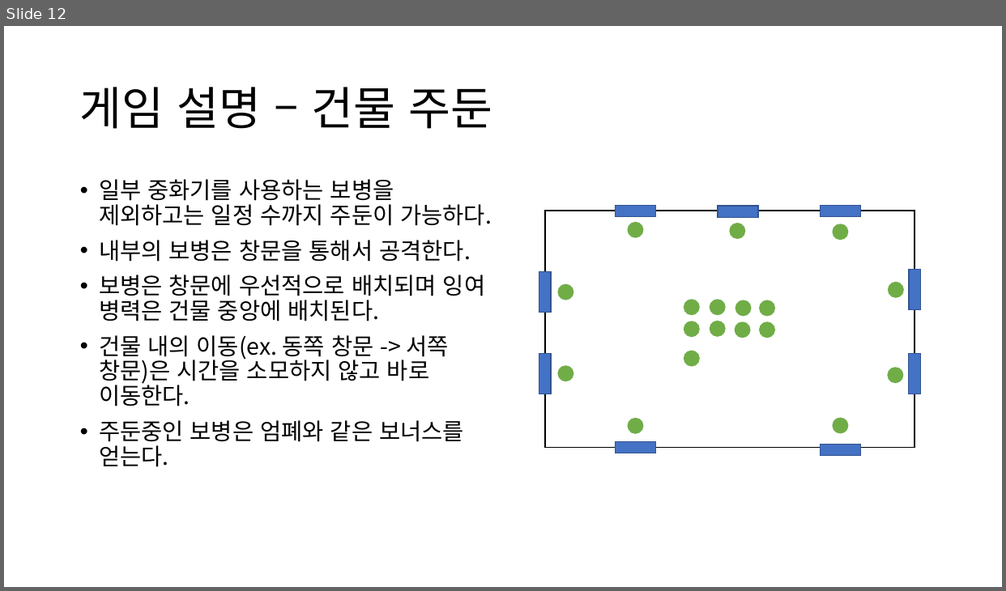
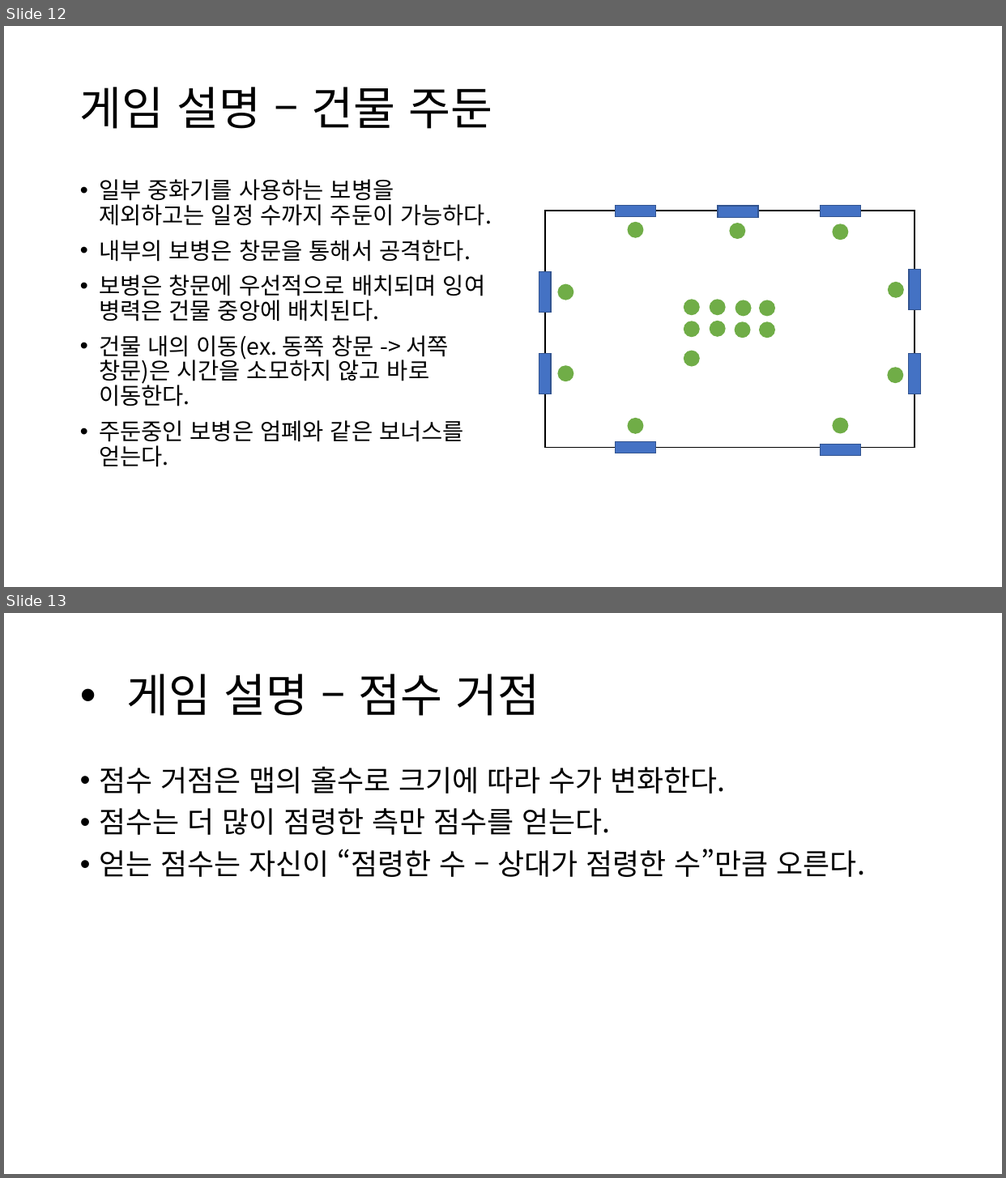
Before and after one commit to Kim2Kang/Documents, a slide deck: 제안서/강태규/졸업작품_제안서_2.2.0ver.pptx. Shown one above the other, each under a label of ours: slide 12 before the commit, slides 12 and 13 after it. The pictures are 1006x591 and 1006x1178 pixels, drawn with LibreOffice and Linux fonts; fonts in the diff are those of the drawing. Boxes give left, top, right and bottom in pixels: in the first picture for what was removed or moved away, otherwise in the second. Text is boxed around its words. In the diff, an @@ line names an element or a change of style, - is before the commit and + after.

Commit message:
2.2.0
내용 수정

```diff
--- a/제안서/강태규/졸업작품_제안서_2.2.0ver.pptx
+++ b/제안서/강태규/졸업작품_제안서_2.2.0ver.pptx
@@ slide 13 added at (4, 613, 1002, 1174), background #FFFFFF @@
@@ title added at (127, 674, 539, 716), 44 pt, text #000000 @@
+• 게임 설명 – 점수 거점
@@ text added at (99, 766, 865, 877), 28 pt, text #000000 @@
+• 점수 거점은 맵의 홀수로 크기에 따라 수가 변화한다.
+• 점수는 더 많이 점령한 측만 점수를 얻는다.
+• 얻는 점수는 자신이 “점령한 수 – 상대가 점령한 수”만큼 오른다.
```
